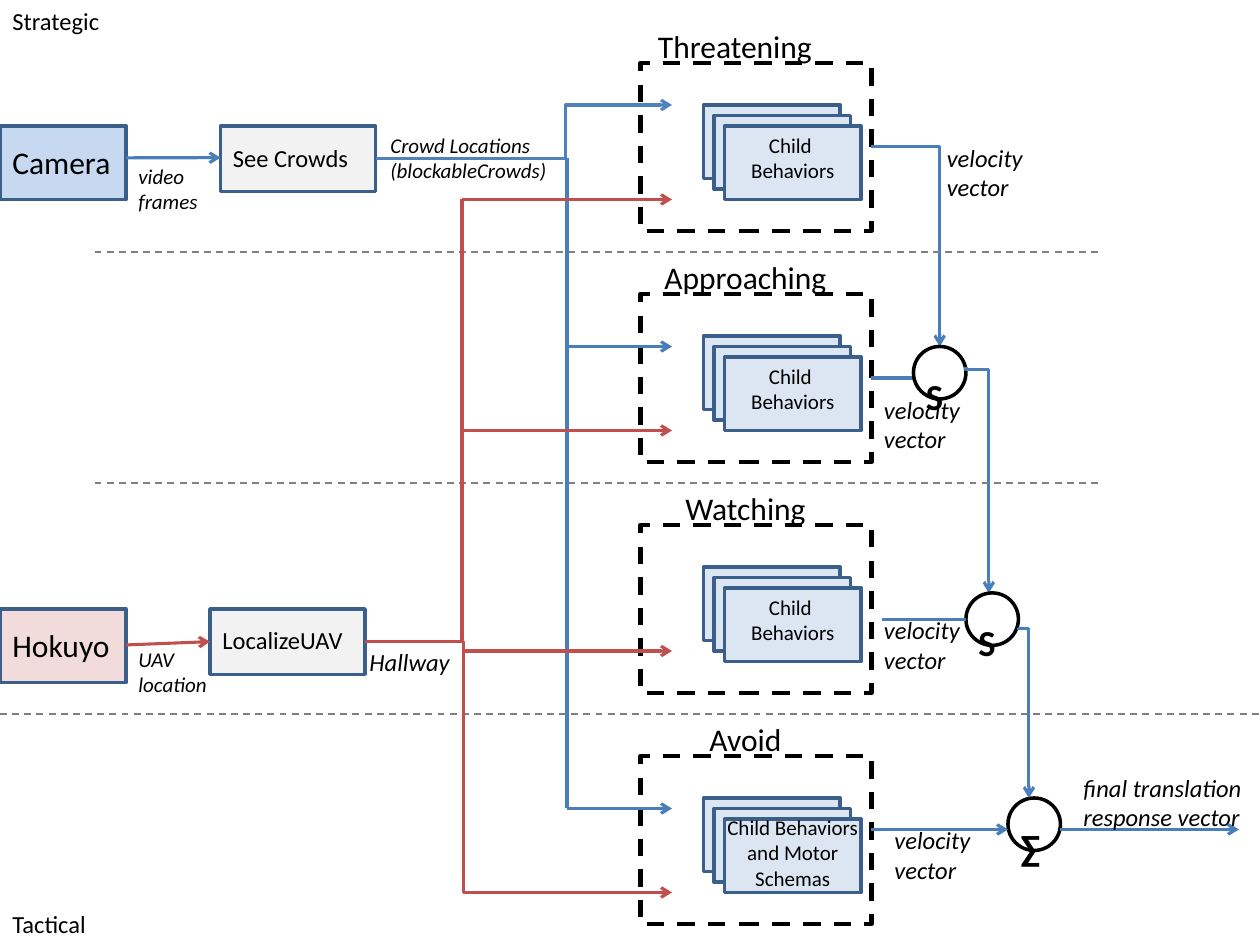
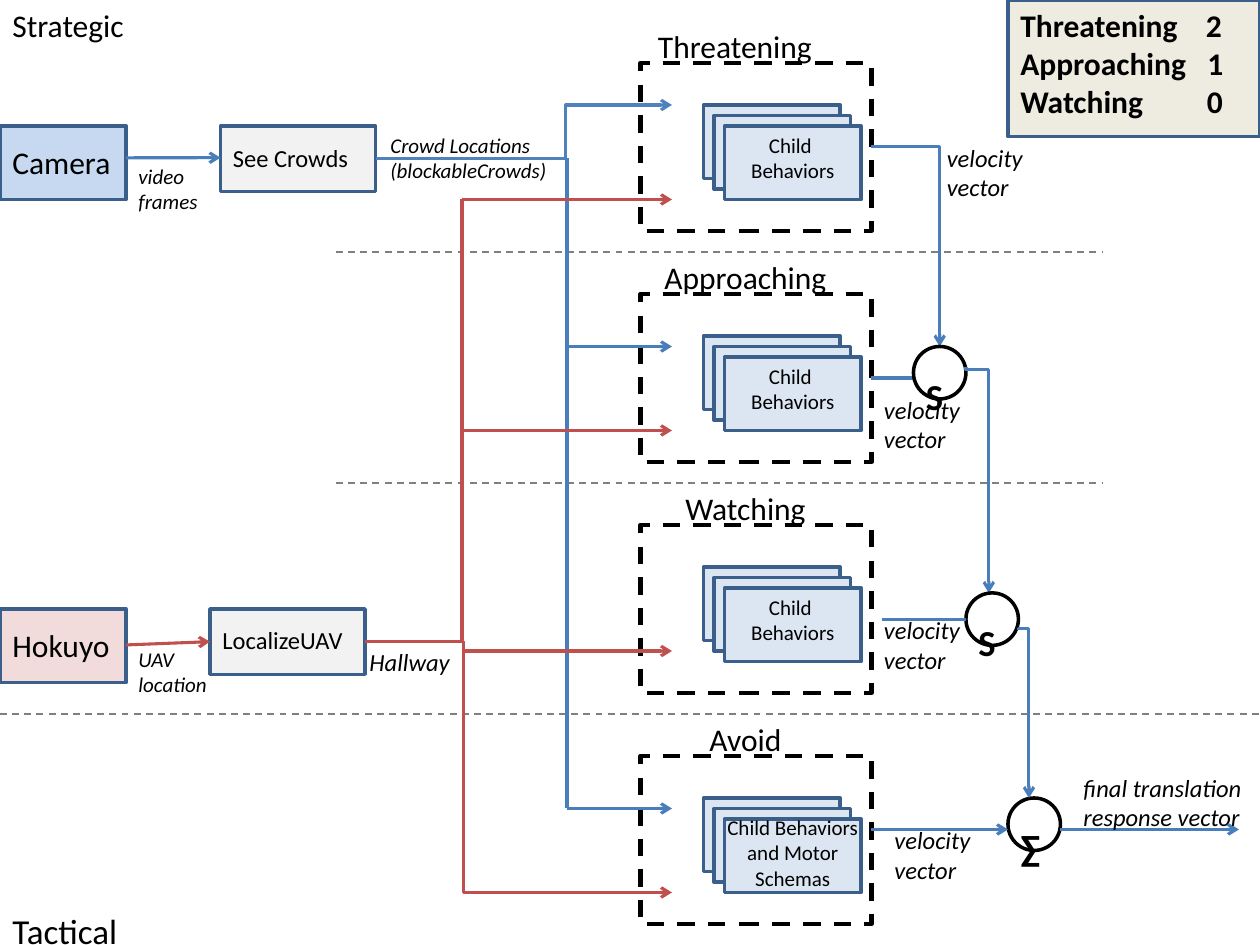
Before and after one commit to ewilcox/Unity_UAV, a slide deck: slide 1 of UAVbehavior/TRM/Diagrams/Overall behavior subsumption.pptx. Drawn at 1260x945 pixels with LibreOffice and Linux fonts; fonts in the diff are those of the drawing. Boxes give left, top, right and bottom in pixels: in the first picture for what was removed or moved away, otherwise in the second. Text is boxed around its words. In the diff, an @@ line names an element or a change of style, - is before the commit and + after.

Commit message:
added behavior tier key (top right)

```diff
--- a/UAVbehavior/TRM/Diagrams/Overall behavior subsumption.pptx
+++ b/UAVbehavior/TRM/Diagrams/Overall behavior subsumption.pptx
@@ text "Strategic" at (x1=12, y1=15, x2=123, y2=43): size 14 to 18 pt @@
@@ rectangle added at (x1=1008, y1=0, x2=1260, y2=136), fill #EEECE1, outline #3A5F8C 2 pt @@
@@ text added at (x1=1020, y1=15, x2=1223, y2=119), 18 pt, text #000000, bold @@
+Threatening 2
+Approaching 1
+Watching 0
@@ line moved from (94, 252) - (1102, 252) to (336, 252) - (1102, 252) @@
@@ line moved from (94, 483) - (1102, 483) to (336, 483) - (1102, 483) @@
@@ text "Tactical" at (x1=12, y1=919, x2=117, y2=945): size 14 to 20 pt @@
```
